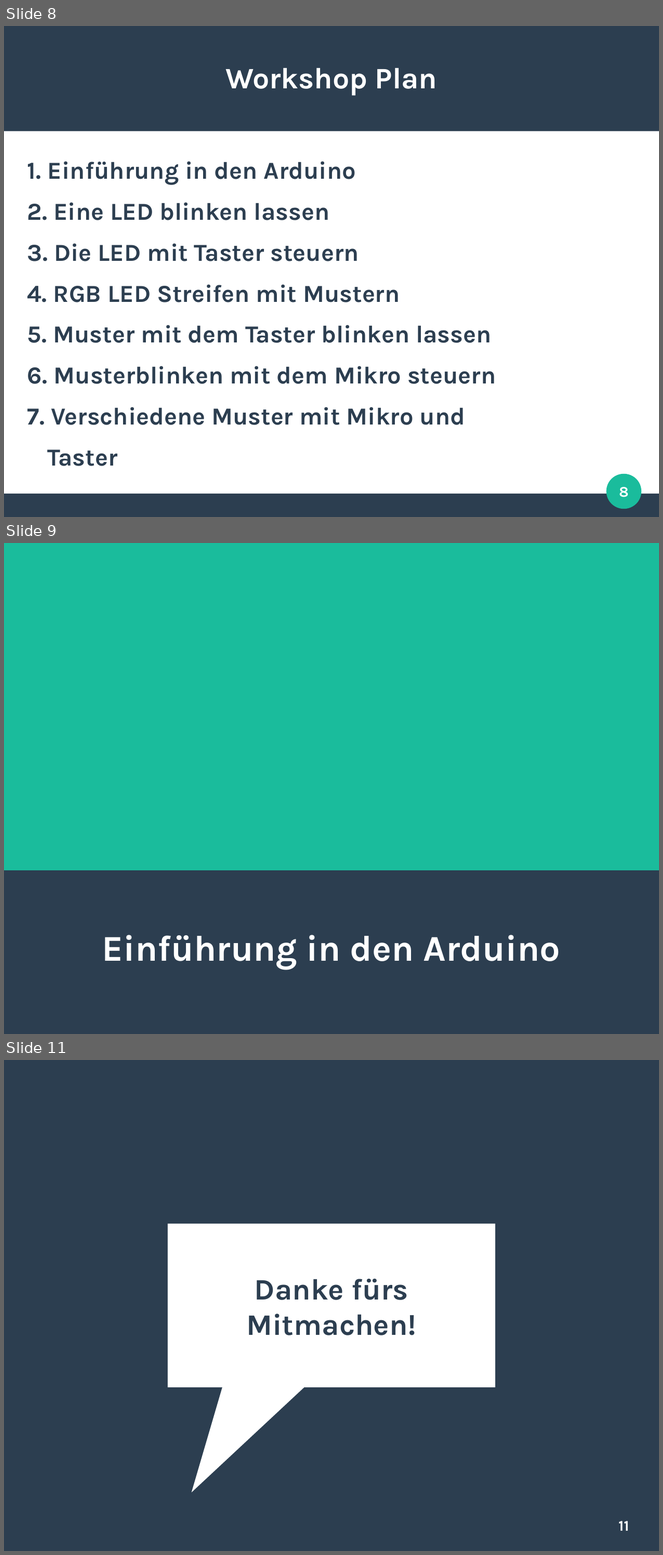
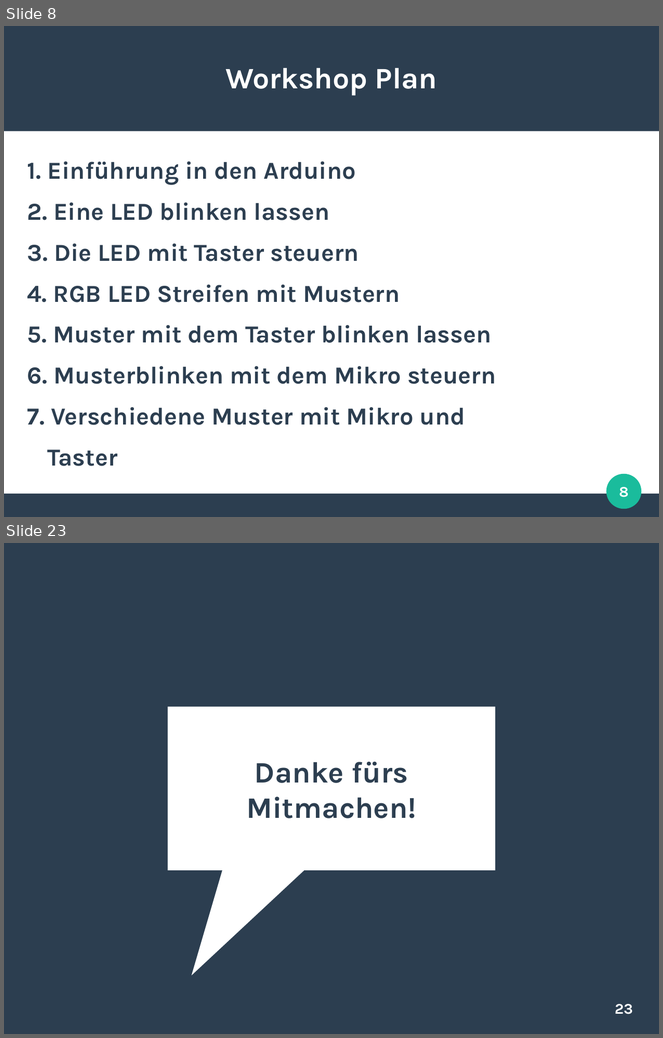
Before and after one commit to SSchwoebel/Schirm, a slide deck: Workshop/workshop.odp. Shown one above the other, each under a label of ours: slides 8, 9 and 11 before the commit, slides 8 and 23 after it; the slides between them are not shown. The pictures are 663x1555 and 663x1038 pixels, drawn with LibreOffice and Linux fonts; fonts in the diff are those of the drawing. Boxes give left, top, right and bottom in pixels: in the first picture for what was removed or moved away, otherwise in the second. Text is boxed around its words. In the diff, an @@ line names an element or a change of style, - is before the commit and + after.

```diff
--- a/Workshop/workshop.odp
+++ b/Workshop/workshop.odp
@@ slide 9 removed at (x1=4, y1=543, x2=659, y2=1034), background #2C3E50 @@
@@ rectangle removed at (x1=4, y1=543, x2=659, y2=871) @@
@@ subtitle removed at (x1=102, y1=935, x2=561, y2=969) @@
-Einführung in den Arduino
@@ what was slide 11 is now slide 23 @@
@@ page number at (x1=615, y1=1004, x2=633, y2=1015): text changed @@
-11
+23
```
Also in this commit, not shown: 14 slides added, 1 other slide removed, 11 other files.
